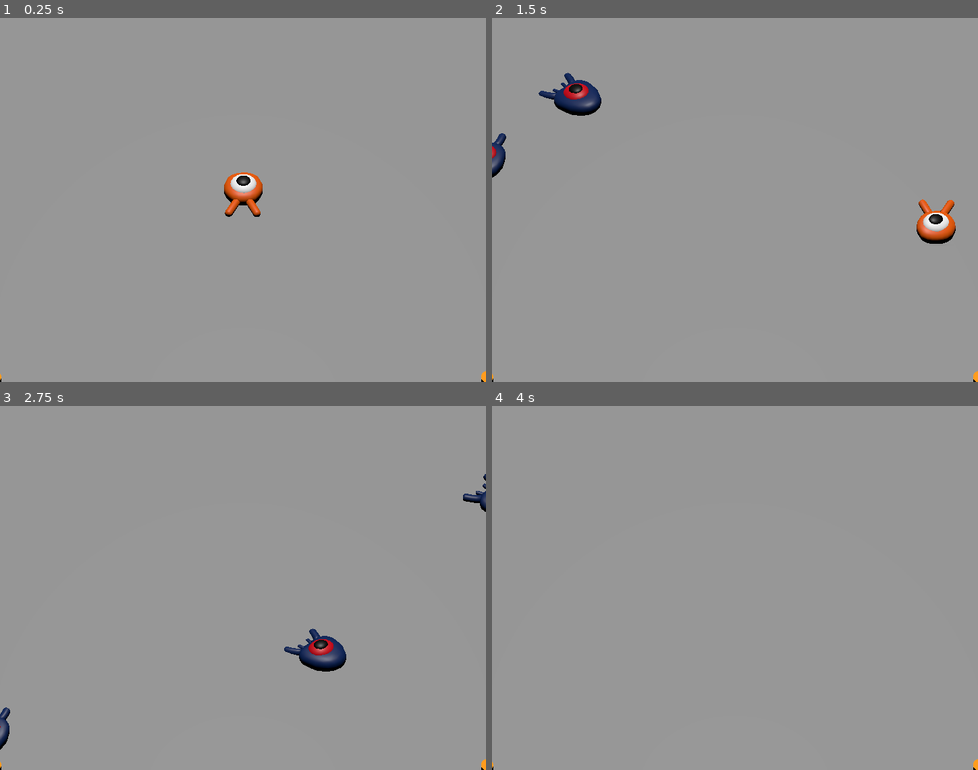
Above: before the commit, frames 1-4 (two rows, left to right).
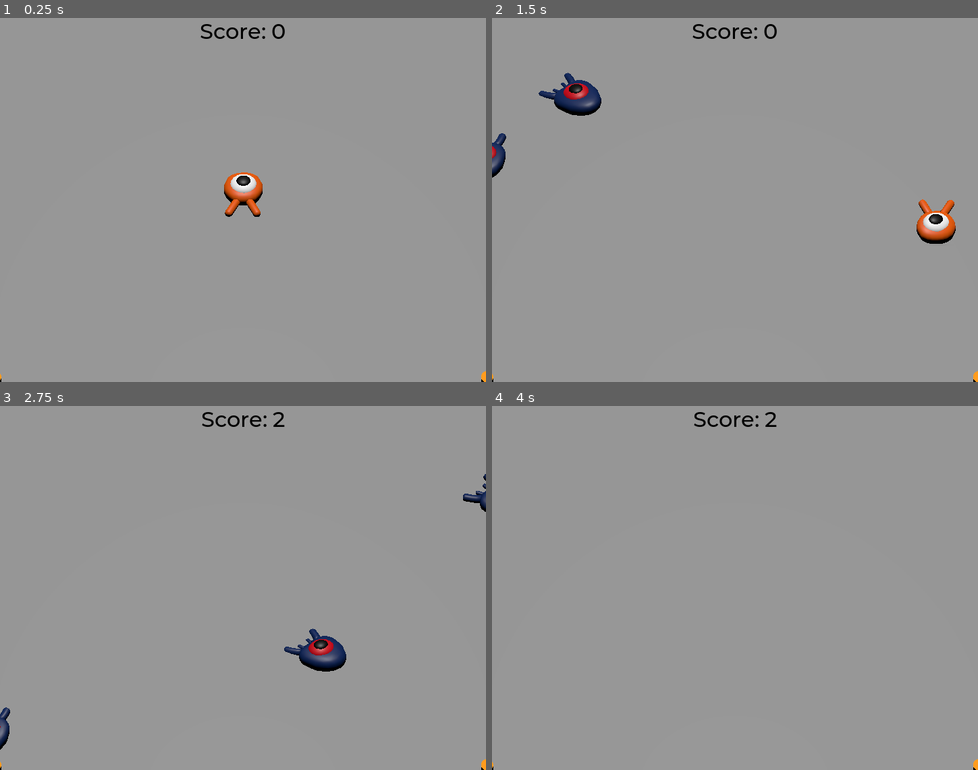
Above: after the commit, the same moments.

Repository: adrianbornas/godot-tutorial-3d
Game: Godot game, scene res://main.tscn
Two runs of this game, one before a commit and one after it. Both use one fixed random seed, a clock stepped at 60 frames per second and the inputs below.
Inputs:
- Up to frame 1 (0.25 s): no input
- Up to frame 2 (1.5 s): tap Enter at 0.5 s; hold Right (move_right) 0.53-1.28 s; tap Space (jump) at 0.77 s; hold Down (move_back) from 1.28 s (still down)
- Up to frame 3 (2.75 s): tap Space (jump) at 1.52 s; release Down (move_back) at 2.03 s; hold Right (move_right) from 2.03 s (still down)
- Up to frame 4 (4 s): release Right (move_right) at 2.78 s; hold Up (move_forward) 2.78-3.53 s; tap Space (jump) at 3.02, 3.77 s; hold Left (move_left) from 3.53 s (still down)

The runs differ from the first frame. In frame 1, 0.2% of the frame differs, in the area x 41-59%, y 1-6%; in frame 2, 0.2%; in frame 3, 0.2%; in frame 4, 0.2%.

Commit message:
Added user interface with score. Score calculated every time mob is squashed

Diff:
--- /dev/null
+++ b/ScoreLabel.gd
@@ -0,0 +1,7 @@
+extends Label
+
+var score = 0
+
+func _on_mob_squashed():
+	score += 1
+	text = "Score: %s" % score
--- a/main.gd
+++ b/main.gd
@@ -18,5 +18,8 @@
 	# Spawn the mob by adding it to the Main scene.
 	add_child(mob)
 
+	# We connect the mob to the score label to update the score upon squashing one.
+	mob.squashed.connect($UserInterface/ScoreLabel._on_mob_squashed.bind())
+
 func _on_player_hit():
 	$MobTimer.stop()
--- a/main.tscn
+++ b/main.tscn
@@ -1,9 +1,11 @@
-[gd_scene load_steps=8 format=3 uid="uid://dfybn44wdxbh"]
+[gd_scene load_steps=11 format=3 uid="uid://dfybn44wdxbh"]
 
 [ext_resource type="PackedScene" uid="uid://clbiqal43o0eo" path="res://ground.tscn" id="1_d518p"]
 [ext_resource type="Script" path="res://main.gd" id="1_v2wsl"]
 [ext_resource type="PackedScene" uid="uid://cuooxo5pmfhg8" path="res://player.tscn" id="2_a4lff"]
 [ext_resource type="PackedScene" uid="uid://caipcdi6fgv63" path="res://mob.tscn" id="2_wq4ca"]
+[ext_resource type="FontFile" uid="uid://dw2becbcey54q" path="res://fonts/Montserrat-Medium.ttf" id="5_c1kdm"]
+[ext_resource type="Script" path="res://ScoreLabel.gd" id="6_mhcid"]
 
 [sub_resource type="StandardMaterial3D" id="StandardMaterial3D_tv4sr"]
 albedo_color = Color(1, 0.603922, 0.0470588, 1)
@@ -17,6 +19,10 @@
 "tilts": PackedFloat32Array(0, 0, 0, 0, 0)
 }
 point_count = 5
+
+[sub_resource type="Theme" id="Theme_hr3ca"]
+default_font = ExtResource("5_c1kdm")
+default_font_size = 22
 
 [node name="Main" type="Node"]
 script = ExtResource("1_v2wsl")
@@ -65,5 +71,26 @@
 wait_time = 0.5
 autostart = true
 
+[node name="UserInterface" type="Control" parent="."]
+layout_mode = 3
+anchors_preset = 0
+offset_right = 720.0
+offset_bottom = 540.0
+theme = SubResource("Theme_hr3ca")
+
+[node name="ScoreLabel" type="Label" parent="UserInterface"]
+layout_mode = 1
+anchors_preset = 5
+anchor_left = 0.5
+anchor_right = 0.5
+offset_left = -30.5
+offset_right = 30.5
+offset_bottom = 26.0
+grow_horizontal = 2
+theme_override_colors/font_color = Color(0, 0, 0, 1)
+theme_override_font_sizes/font_size = 32
+text = "Score: 0"
+script = ExtResource("6_mhcid")
+
 [connection signal="hit" from="Player" to="." method="_on_player_hit"]
 [connection signal="timeout" from="MobTimer" to="." method="_on_mob_timer_timeout"]
--- a/mob.gd
+++ b/mob.gd
@@ -28,7 +28,6 @@
 func _physics_process(_delta):
 	move_and_slide()
 
-
 func _on_visible_on_screen_notifier_3d_screen_exited():
 	queue_free()
 
